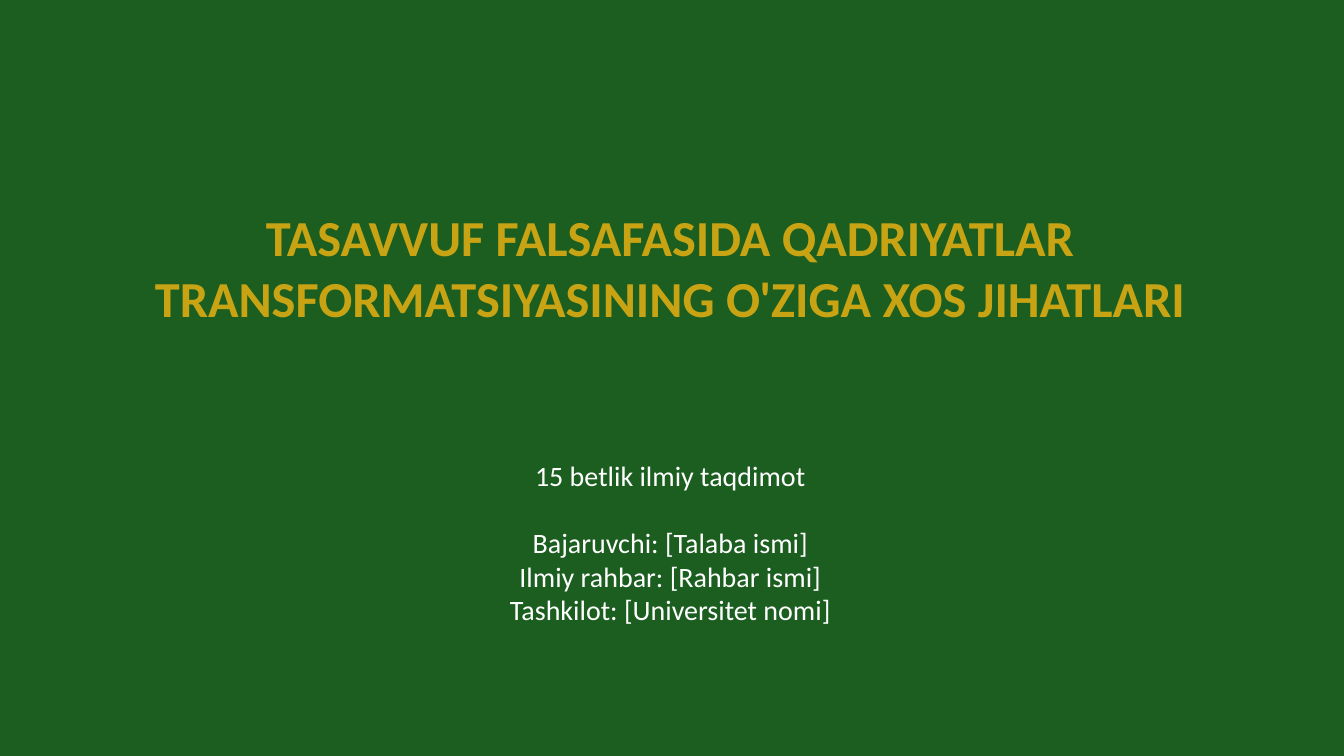
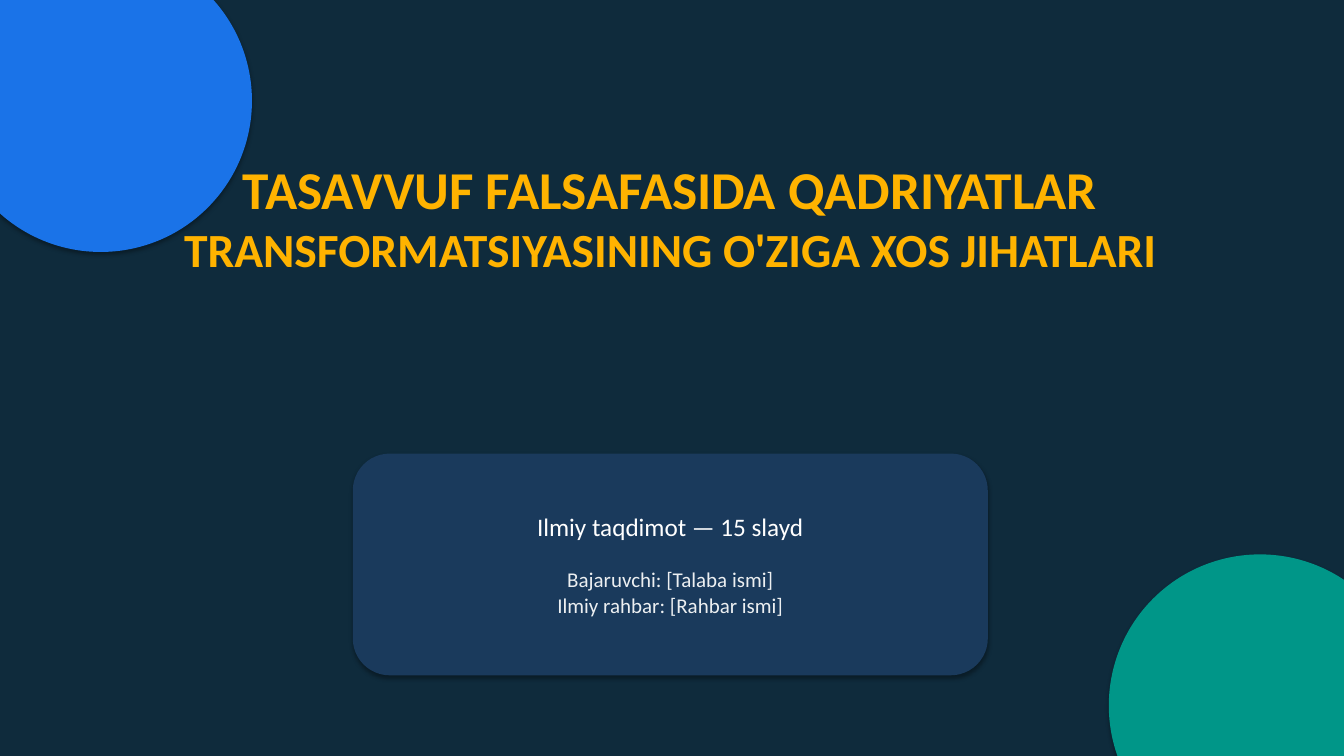
Before and after one commit to chinpolatovumidjon88-lab/BADIRYAR, a slide deck: slide 1 of Tasavvuf_Qadriyatlar_Taqdimot.pptx. Drawn at 1344x756 pixels with LibreOffice and Linux fonts; fonts in the diff are those of the drawing. Boxes give left, top, right and bottom in pixels: in the first picture for what was removed or moved away, otherwise in the second. Text is boxed around its words. In the diff, an @@ line names an element or a change of style, - is before the commit and + after.

Commit message:
Tasavvuf taqdimoti v2: grafiklar, sxemalar, diagrammalar bilan

```diff
--- a/Tasavvuf_Qadriyatlar_Taqdimot.pptx
+++ b/Tasavvuf_Qadriyatlar_Taqdimot.pptx
@@ background #1B5E20 to #0F2B3C @@
@@ ellipse added at box(0, 0, 252, 252), fill #1A73E8 @@
@@ text at box(184, 174, 1156, 268): text changed; size 36 to 34 pt; text colour #C8A415 to #FFB300 @@
-TASAVVUF FALSAFASIDA QADRIYATLAR
-TRANSFORMATSIYASINING O'ZIGA XOS JIHATLARI
+TASAVVUF FALSAFASIDA QADRIYATLAR
+TRANSFORMATSIYASINING O'ZIGA XOS JIHATLARI
@@ rounded rectangle "Ilmiy taqdimot — 15 slayd": place and size @@
-rounded rectangle "Ilmiy taqdimot — 15 slayd" at box(510, 466, 830, 624)
+rounded rectangle "Ilmiy taqdimot — 15 slayd" at box(353, 454, 988, 676)
@@ rounded rectangle "Ilmiy taqdimot — 15 slayd" at box(353, 454, 988, 676): vertical alignment top to middle; fill none to #1A3A5C; shadow on @@
@@ text in rounded rectangle at box(537, 518, 804, 617): text changed; size 20 to 15 pt; text colour #FFFFFF to #ECEFF1 @@
-15 betlik ilmiy taqdimot
-Bajaruvchi: [Talaba ismi]
-Ilmiy rahbar: [Rahbar ismi]
-Tashkilot: [Universitet nomi]
+Ilmiy taqdimot — 15 slayd
+Bajaruvchi: [Talaba ismi]
+Ilmiy rahbar: [Rahbar ismi]
@@ ellipse added at box(1109, 555, 1344, 756), fill #009688 @@
```
Also in this commit, not shown: 13 other slides changed, 1 slide added, 1 slide removed.
